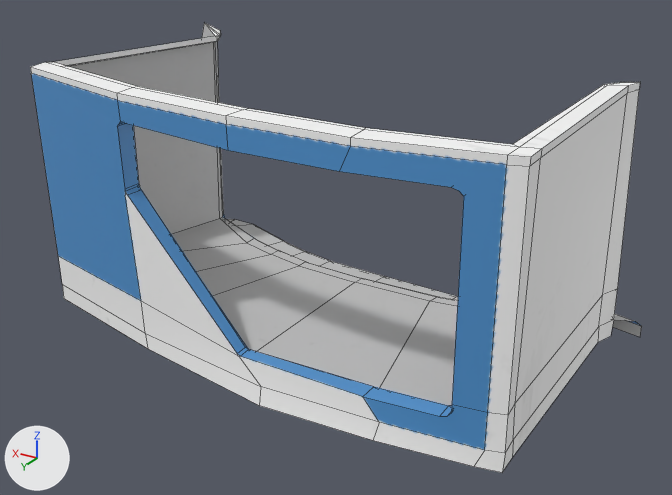
Renders of the FBX model Assets/_Modules/StationInterior/Assets/Models/Job Room/jobRoom00.fbx from each side of a commit.
Rendered twice from a 50 mm lens placed at (-18.5, 24.1, 21.2), pointed at (0.8, -8.0, 5.2). Arrows for +X, +Y and +Z are at lower left; the lights stay in place. The picture after the commit comes second. Mesh edges are drawn as thin lines.

Objects in the first picture: 'Job Room V2'.
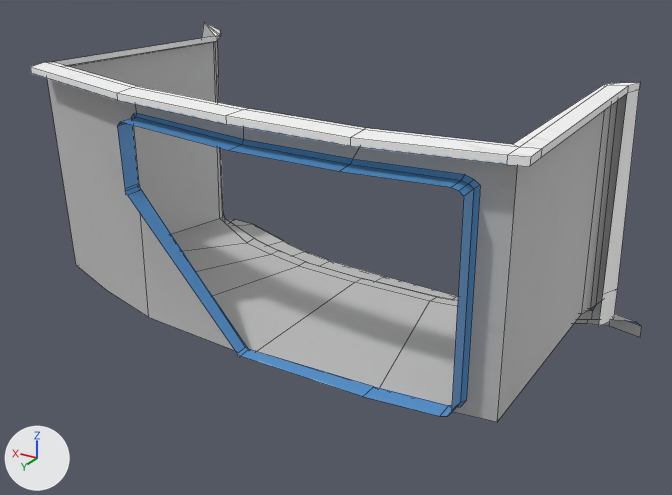
Where the change shows, as pixel boxes (x1, y1, x2, y2) in the pictures (672 x 495 px):
```json
{"object": "Job Room V2", "change": "reshaped", "before": [30, 23, 642, 473], "after": [30, 23, 642, 422], "on screen": "11% shorter"}
{"part": 1, "of": "me_cylinder_680", "change": "deleted", "before": [31, 74, 627, 473]}
```

Edits to the scene script, one JSON object a line:
```json
{"block": "me_cylinder_680", "where": "# used by ob_job_room_v2; location = (1.6, -8.38, 6.89)"}
{"op": "remove", "block": "me_cylinder_680", "code": "me_cylinder_680.from_pydata(...)  # 253 vertices, 220 faces; spans x -12.9..12.9, y -7.6..7.6, z -5.8..5.8"}
{"op": "add", "block": "me_cylinder_680", "code": "me_cylinder_680.from_pydata(...)  # 232 vertices, 197 faces; spans x -12.9..12.9, y -7.6..7.6, z -5.7..5.8"}
{"block": "me_cylinder_680", "change": "me_cylinder_680 part 1"}
{"block": "me_cylinder_680", "change": "21 vertices are removed from x -11.8..12.2, y -5.1..7.5, z -5.8..-3.3"}
{"block": "me_cylinder_680", "change": "23 faces are deleted"}
```
